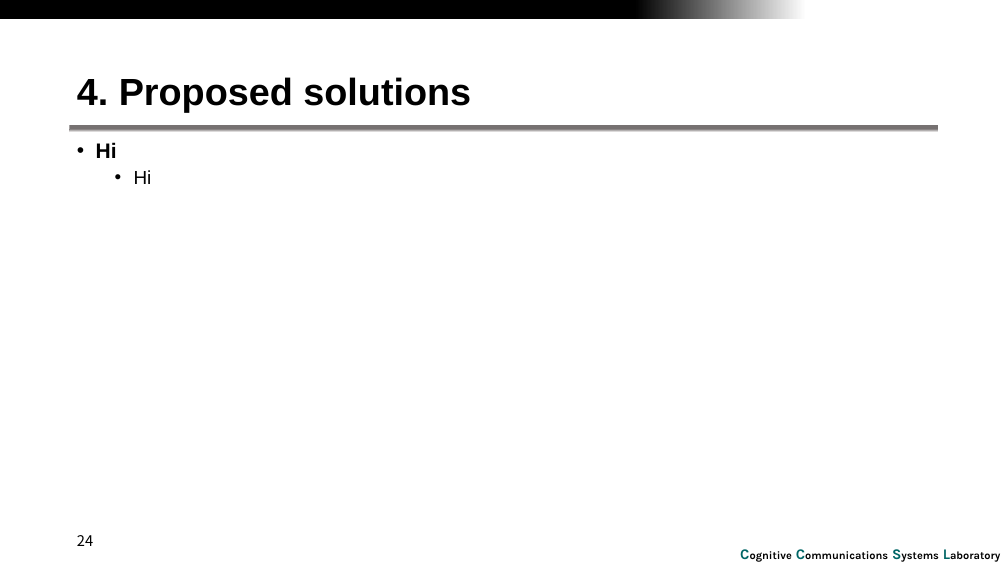
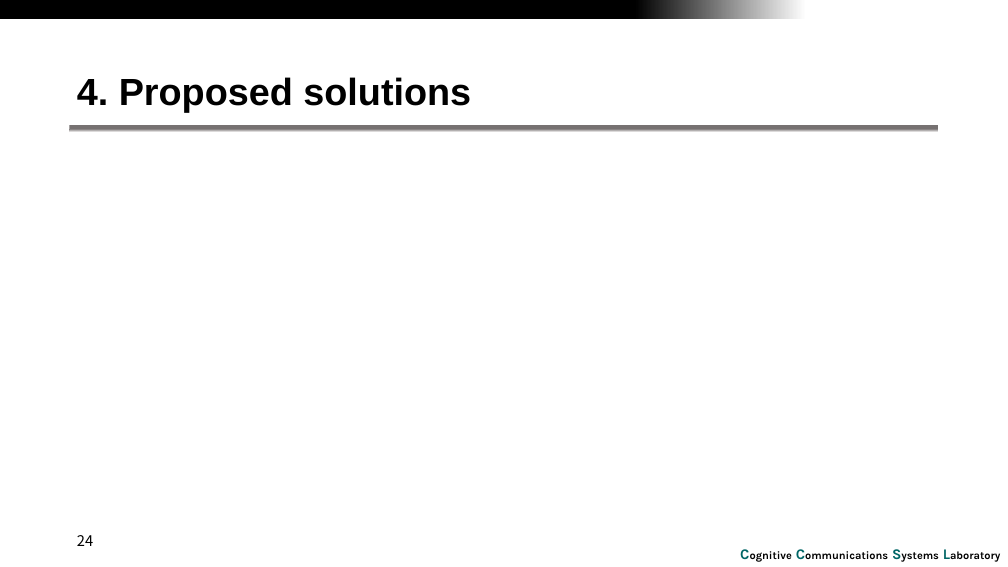
Before and after one commit to RefatHanbat/Presentation-of-SDM, a slide deck: slide 24 of New Problem/Covert_FD_DEPmax v1 20240329.pptx. Drawn at 1008x567 pixels with LibreOffice and Linux fonts; fonts in the diff are those of the drawing; grey boxes stand for pictures; background and template pictures are left out. Boxes give left, top, right and bottom in pixels: in the first picture for what was removed or moved away, otherwise in the second. Text is boxed around its words. In the diff, an @@ line names an element or a change of style, - is before the commit and + after.

Commit message:
updated

```diff
--- a/New Problem/Covert_FD_DEPmax v1 20240329.pptx
+++ b/New Problem/Covert_FD_DEPmax v1 20240329.pptx
@@ text removed at bbox=[96, 142, 152, 184] @@
-• Hi
-  • Hi
```
Also in this commit, not shown: 2 other slides changed, 7 slides added.
